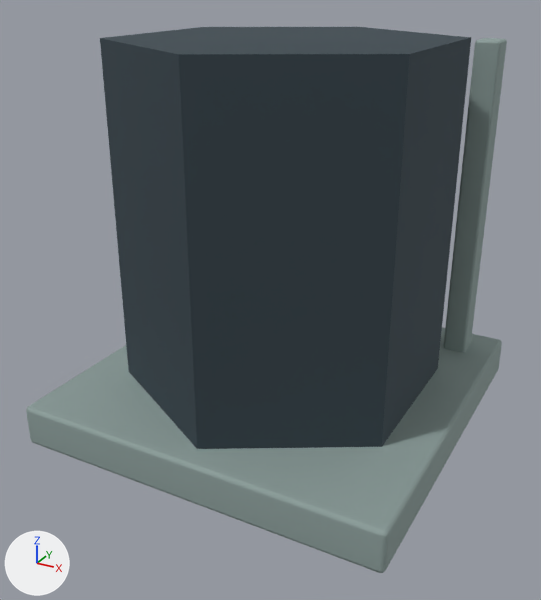
Renders of the Blender file tools/godot-campaign/structure-art/blend/receiver-base-0.blend from each side of a commit.
One viewpoint serves both versions: a camera (50 mm lens) standing at (0.852, -1.626, 1.127) and looking at (-0.002, -0.072, 0.35). Every picture has the same lights, and +X, +Y and +Z are marked at lower left. The first picture is the older version.

The first picture shows 'receiver_0', 'receiver_1'.
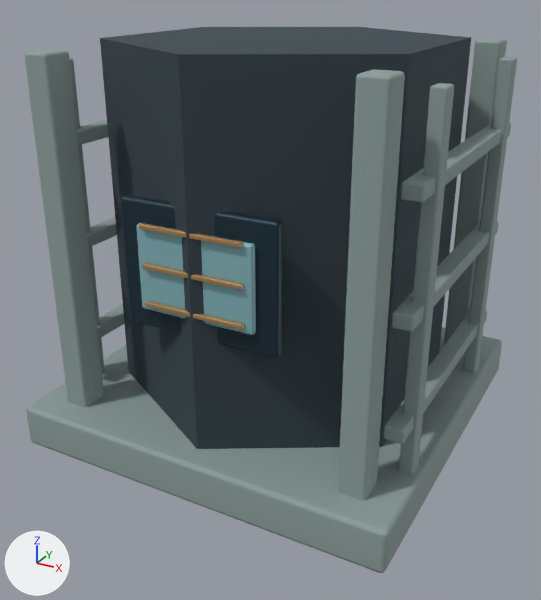
Boxes [x1, y1, x2, y2] around the edits, measured in the pictures (541 x 600 px):
'receiver_1', reshaped
    before: [26, 38, 507, 573]
    after: [24, 38, 517, 573]
'receiver_2', reshaped (not visible before)
    after: [121, 195, 283, 358]
'receiver_4', reshaped (not visible before)
    after: [136, 223, 256, 335]
'receiver_3', reshaped (not visible before)
    after: [139, 223, 244, 330]
part 1 of me_cube, added
    after: [24, 49, 104, 407]
part 2 of me_cube, added
    after: [338, 69, 405, 500]
part 3 of me_cube, added
    after: [69, 58, 124, 372]
part 4 of me_cube, added
    after: [384, 57, 517, 474]
part 7 of me_cube_005, added (orange)
    after: [145, 301, 244, 330]
part 8 of me_cube_005, added (orange)
    after: [142, 263, 244, 290]
part 9 of me_cube_005, added (orange)
    after: [139, 223, 243, 248]

Patch to the scene script:
```diff
--- a/tools/godot-campaign/structure-art/blend/receiver-base-0.blend.py
+++ b/tools/godot-campaign/structure-art/blend/receiver-base-0.blend.py
@@ me_cube @@
 # used by ob_receiver_1; location = (0.0, 0.0, 0.0); rotation_euler = (1.571, 0.0, 0.0), in degrees (90, 0, 0)
-me_cube.from_pydata(...)  # 168 vertices, 162 faces; spans x -0.49..0.49, y 0.0..0.97, z -0.49..0.49
+me_cube.from_pydata(...)  # 840 vertices, 810 faces; spans x -0.49..0.49, y 0.0..0.97, z -0.49..0.49
+# me_cube part 1: the loose piece of 56 vertices spanning x -0.412..-0.347, y 0.03..0.97, z -0.417..-0.343 is copied, and the copy is moved by (0.0, 0.0, 0.76); it spans x -0.412..-0.347, y 0.03..0.97, z 0.343..0.417
+# me_cube part 2: the loose piece of 56 vertices spanning x 0.347..0.412, y 0.03..0.97, z -0.417..-0.343 is copied, and the copy is moved by (0.0, 0.0, 0.76); it spans x 0.347..0.412, y 0.03..0.97, z 0.343..0.417
+# me_cube part 3: 280 vertices added at x -0.47..-0.417, y 0.06..0.94, z -0.345..0.345
+# me_cube part 4: 280 vertices added at x 0.417..0.47, y 0.06..0.94, z -0.345..0.345
 me_cube.materials.append(mat_receiver_1)
@@ me_cube_003 @@
 # used by ob_receiver_2; location = (0.0, 0.0, 0.0); rotation_euler = (1.571, 0.0, 0.0), in degrees (90, 0, 0)
-me_cube_003.from_pydata(...)  # 56 vertices, 54 faces; spans x -0.195..0.195, y 0.38..0.68, z -0.402..-0.374
+me_cube_003.from_pydata(...)  # 112 vertices, 108 faces; spans x -0.195..0.195, y 0.38..0.68, z -0.402..0.402
+# me_cube_003 part 5: the loose piece of 56 vertices spanning x -0.195..0.195, y 0.38..0.68, z -0.402..-0.374 is copied, and the copy is moved by (0.0, 0.0, 0.776); it spans x -0.195..0.195, y 0.38..0.68, z 0.374..0.402
 me_cube_003.materials.append(mat_receiver_2)
@@ me_cube_004 @@
 # used by ob_receiver_4; location = (0.0, 0.0, 0.0); rotation_euler = (1.571, 0.0, 0.0), in degrees (90, 0, 0)
-me_cube_004.from_pydata(...)  # 56 vertices, 54 faces; spans x -0.145..0.145, y 0.43..0.63, z -0.416..-0.398
+me_cube_004.from_pydata(...)  # 112 vertices, 108 faces; spans x -0.145..0.145, y 0.43..0.63, z -0.416..0.416
+# me_cube_004 part 6: the loose piece of 56 vertices spanning x -0.145..0.145, y 0.43..0.63, z -0.416..-0.398 is copied, and the copy is moved by (0.0, 0.0, 0.814); it spans x -0.145..0.145, y 0.43..0.63, z 0.398..0.416
 me_cube_004.materials.append(mat_receiver_4)
@@ me_cube_005 @@
 # used by ob_receiver_3; location = (0.0, 0.0, 0.0); rotation_euler = (1.571, 0.0, 0.0), in degrees (90, 0, 0)
-me_cube_005.from_pydata(...)  # 168 vertices, 162 faces; spans x -0.125..0.125, y 0.444..0.636, z -0.428..-0.416
+me_cube_005.from_pydata(...)  # 336 vertices, 324 faces; spans x -0.125..0.125, y 0.444..0.636, z -0.428..0.428
+# me_cube_005 part 7: the loose piece of 56 vertices spanning x -0.125..0.125, y 0.444..0.455, z -0.428..-0.416 is copied, and the copy is moved by (0.0, 0.0, 0.844); it spans x -0.125..0.125, y 0.444..0.455, z 0.416..0.428
+# me_cube_005 part 8: the loose piece of 56 vertices spanning x -0.125..0.125, y 0.535..0.546, z -0.428..-0.416 is copied, and the copy is moved by (0.0, 0.0, 0.844); it spans x -0.125..0.125, y 0.535..0.546, z 0.416..0.428
+# me_cube_005 part 9: the loose piece of 56 vertices spanning x -0.125..0.125, y 0.624..0.636, z -0.428..-0.416 is copied, and the copy is moved by (0.0, 0.0, 0.844); it spans x -0.125..0.125, y 0.624..0.636, z 0.416..0.428
 me_cube_005.materials.append(mat_receiver_3)
```
